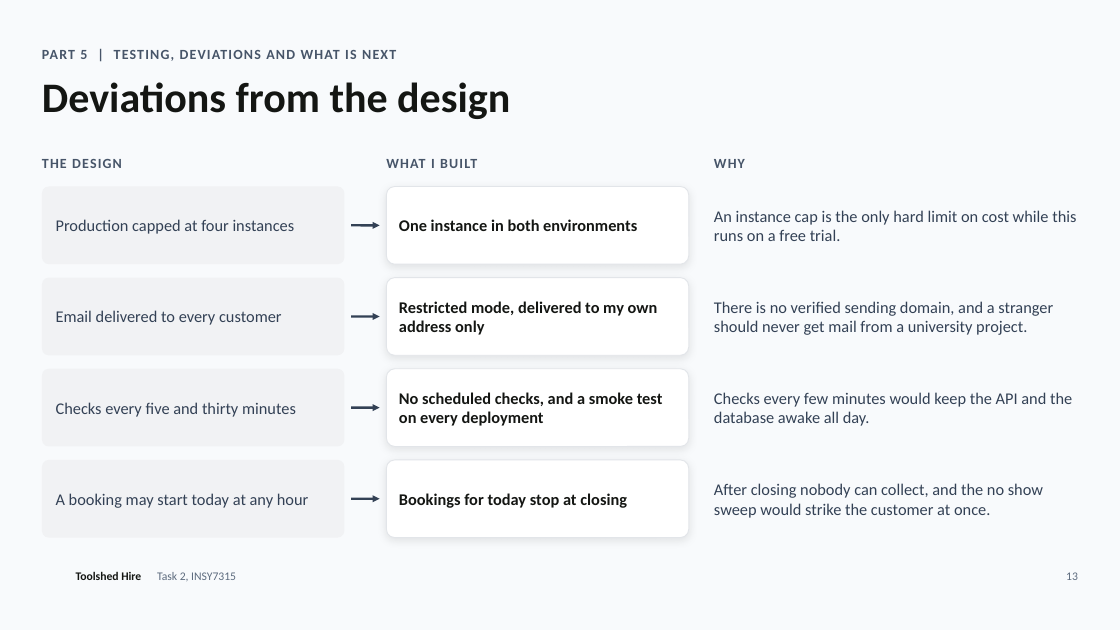
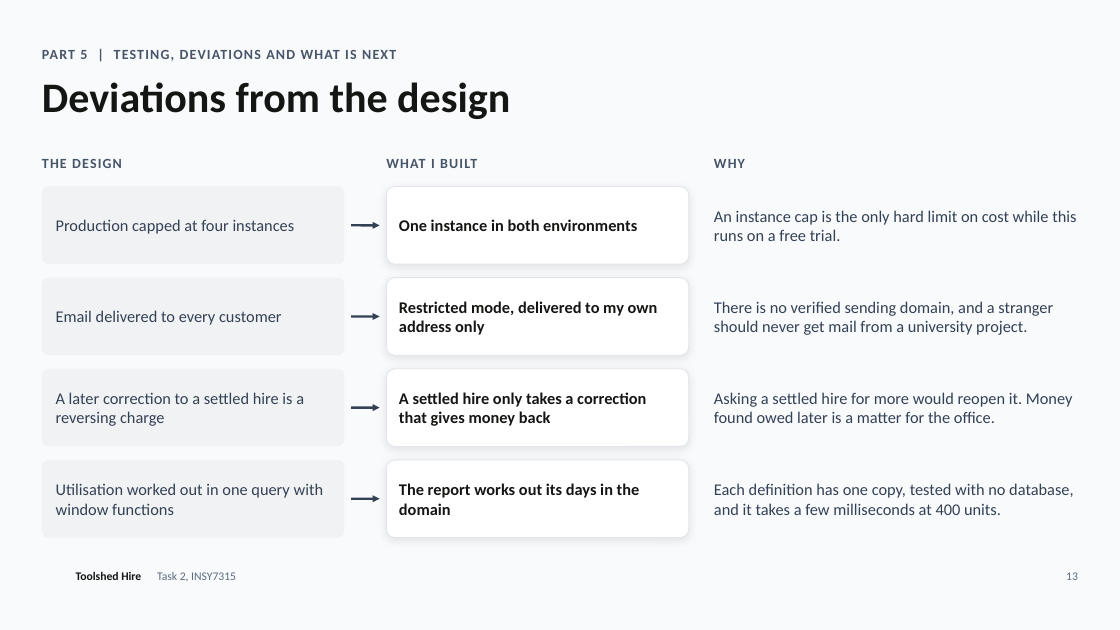
Before and after one commit to teon-artilionAI/toolshed-hire, a slide deck: slide 13 of docs/task2/slides/toolshed-hire-task-2.pptx. Drawn at 1120x630 pixels with LibreOffice and Linux fonts; fonts in the diff are those of the drawing; background and template pictures are left out. Boxes give left, top, right and bottom in pixels: in the first picture for what was removed or moved away, otherwise in the second. Text is boxed around its words. In the diff, an @@ line names an element or a change of style, - is before the commit and + after.

```diff
--- a/docs/task2/slides/toolshed-hire-task-2.pptx
+++ b/docs/task2/slides/toolshed-hire-task-2.pptx
@@ text in rounded rectangle at box(56, 392, 304, 426): text changed @@
-Checks every five and thirty minutes
+A later correction to a settled hire is a reversing charge
@@ text at box(399, 392, 646, 426): text changed @@
-No scheduled checks, and a smoke test on every deployment
+A settled hire only takes a correction that gives money back
@@ text at box(714, 392, 1073, 423): text changed @@
-Checks every few minutes would keep the API and the database awake all day.
+Asking a settled hire for more would reopen it. Money found owed later is a matter for the office.
@@ text in rounded rectangle at box(56, 483, 323, 515): text changed @@
-A booking may start today at any hour
+Utilisation worked out in one query with window functions
@@ text at box(399, 483, 640, 515): text changed @@
-Bookings for today stop at closing
+The report works out its days in the domain
@@ text at box(714, 483, 1073, 515): text changed @@
-After closing nobody can collect, and the no show sweep would strike the customer at once.
+Each definition has one copy, tested with no database, and it takes a few milliseconds at 400 units.
```
Also in this commit, not shown: 12 other slides changed, 1 other file.
